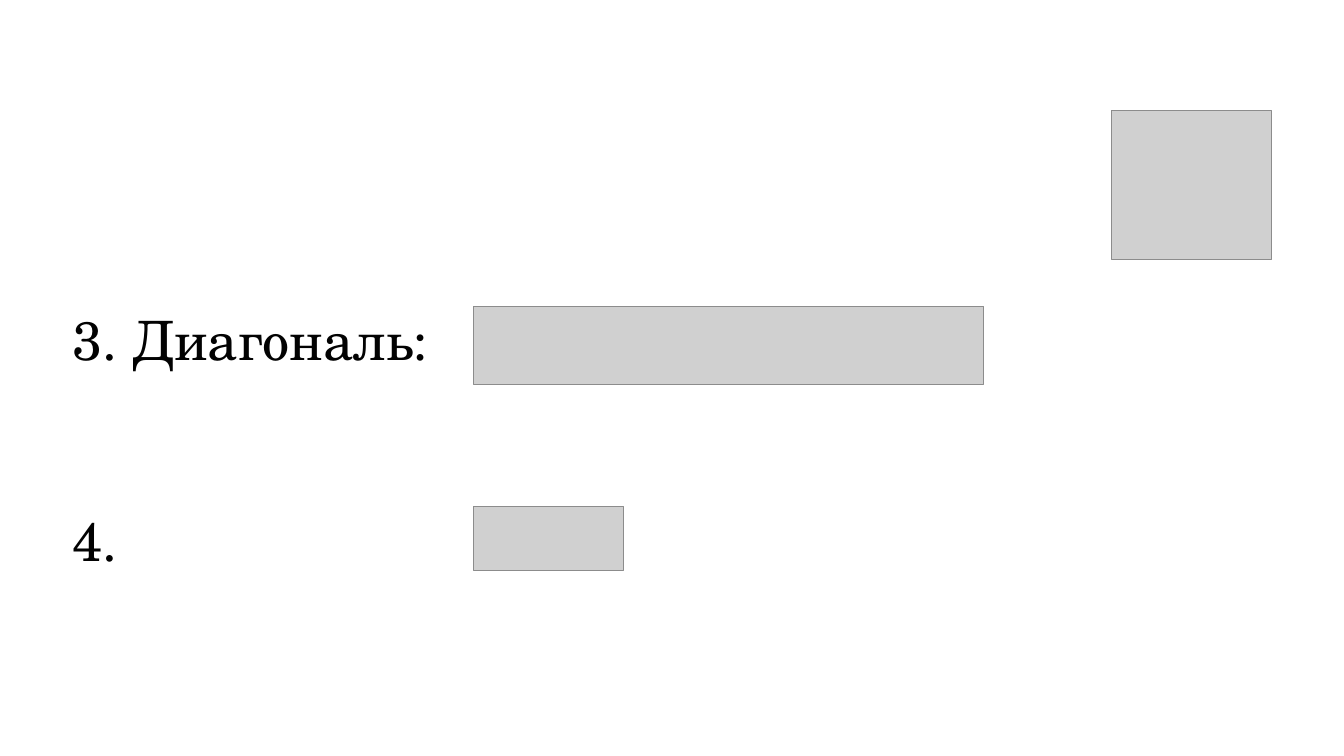
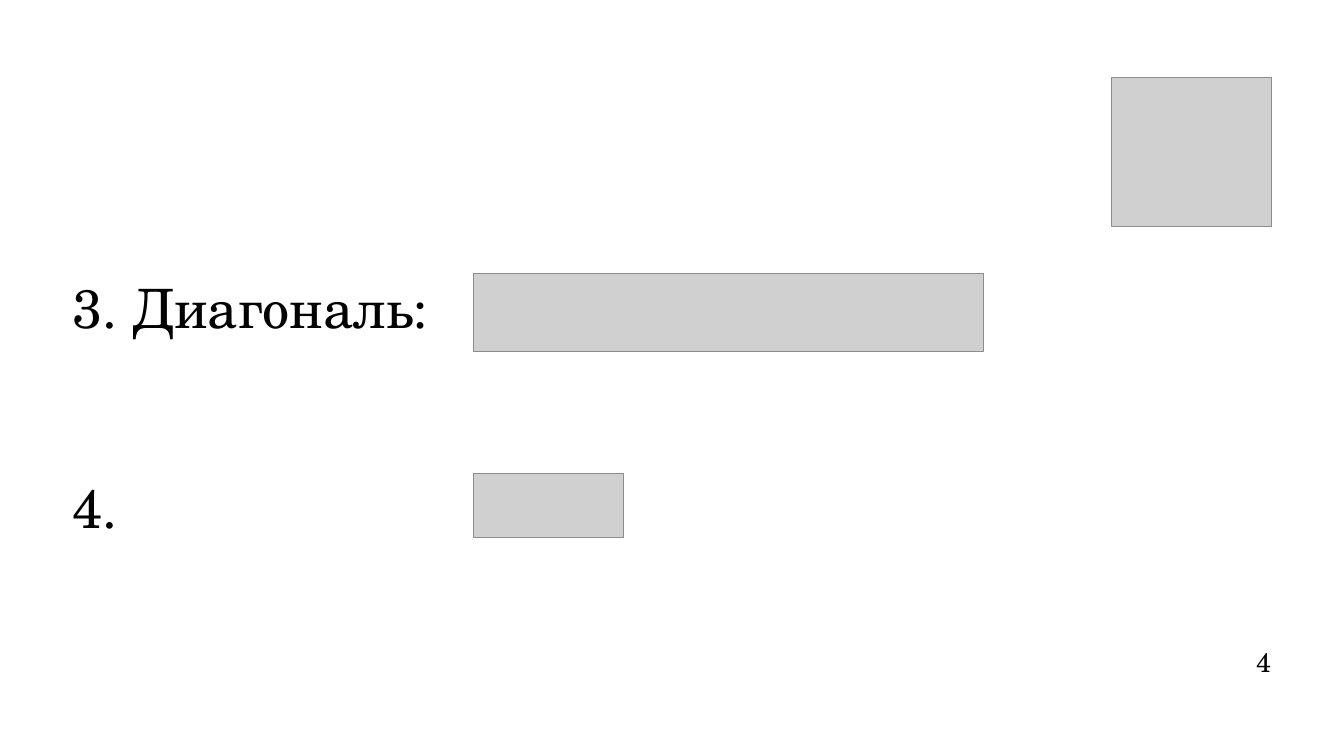
Before and after one commit to Quantum-Beavers/QuantHackaton_2024, a slide deck: slide 4 of 18 команда. Презентация.pptx. Drawn at 1344x756 pixels with LibreOffice and Linux fonts; fonts in the diff are those of the drawing; grey boxes stand for pictures; background and template pictures are left out. Boxes give left, top, right and bottom in pixels: in the first picture for what was removed or moved away, otherwise in the second. Text is boxed around its words. In the diff, an @@ line names an element or a change of style, - is before the commit and + after.

```diff
--- a/18 команда. Презентация.pptx
+++ b/18 команда. Презентация.pptx
@@ rectangle removed at bbox=[0, 0, 1344, 756] @@
@@ 3 pictures, 2 texts: place and size @@
-3 pictures, 2 texts at bbox=[73, 110, 1271, 570]
+3 pictures, 2 texts at bbox=[73, 77, 1271, 538]
@@ text added at bbox=[1256, 653, 1271, 672], 23 pt, text #020202 @@
+4
```
Also in this commit, not shown: 5 other slides changed, 5 slides added, 3 slides removed.
